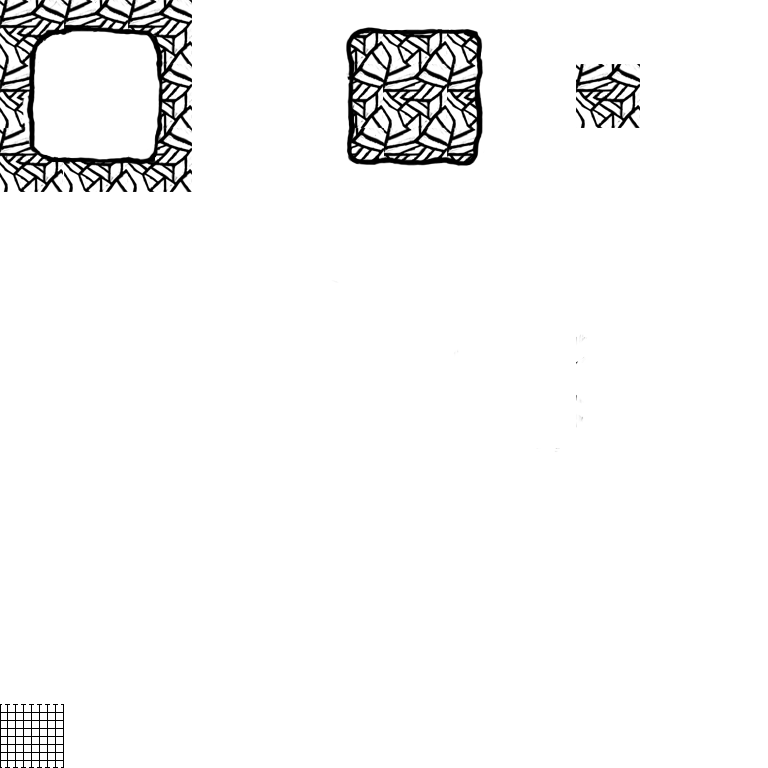
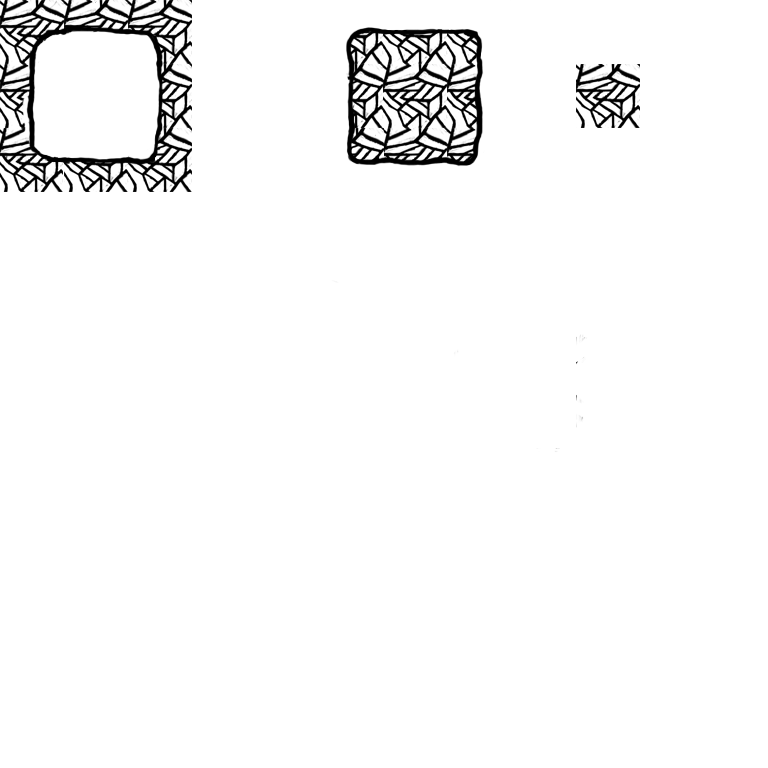
Before/after of a (768, 768) layered artwork. What changed in the layer stack:
removed layer "Base" from group "Ink" over bbox(0, 704, 64, 768)
